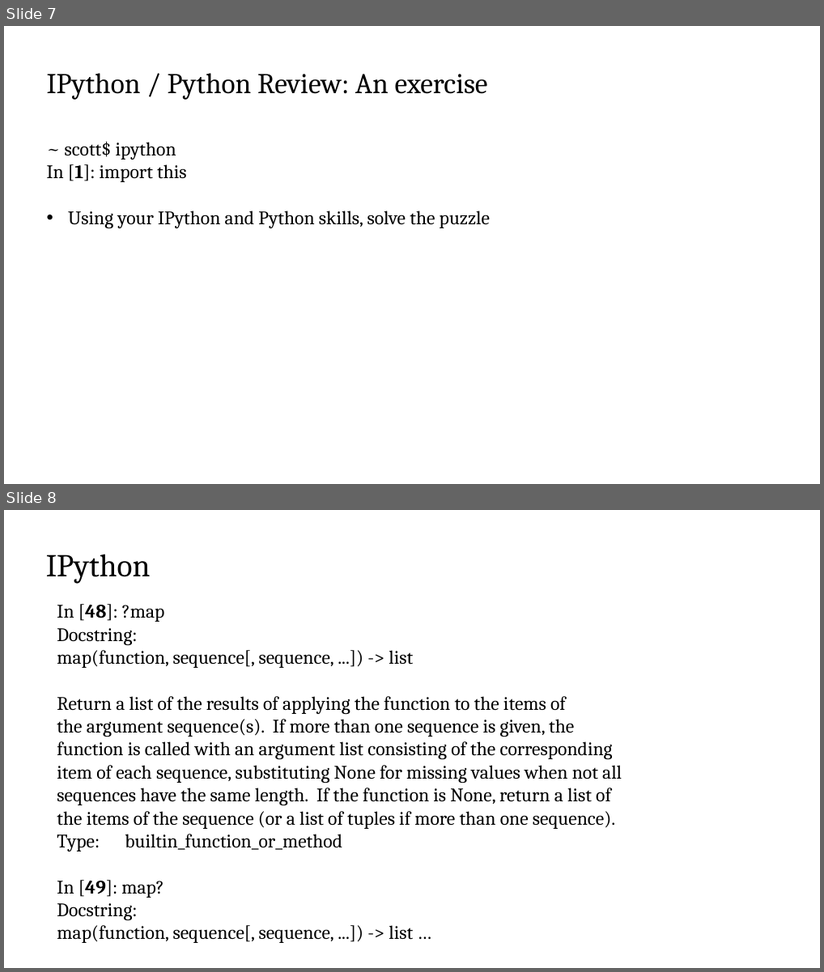
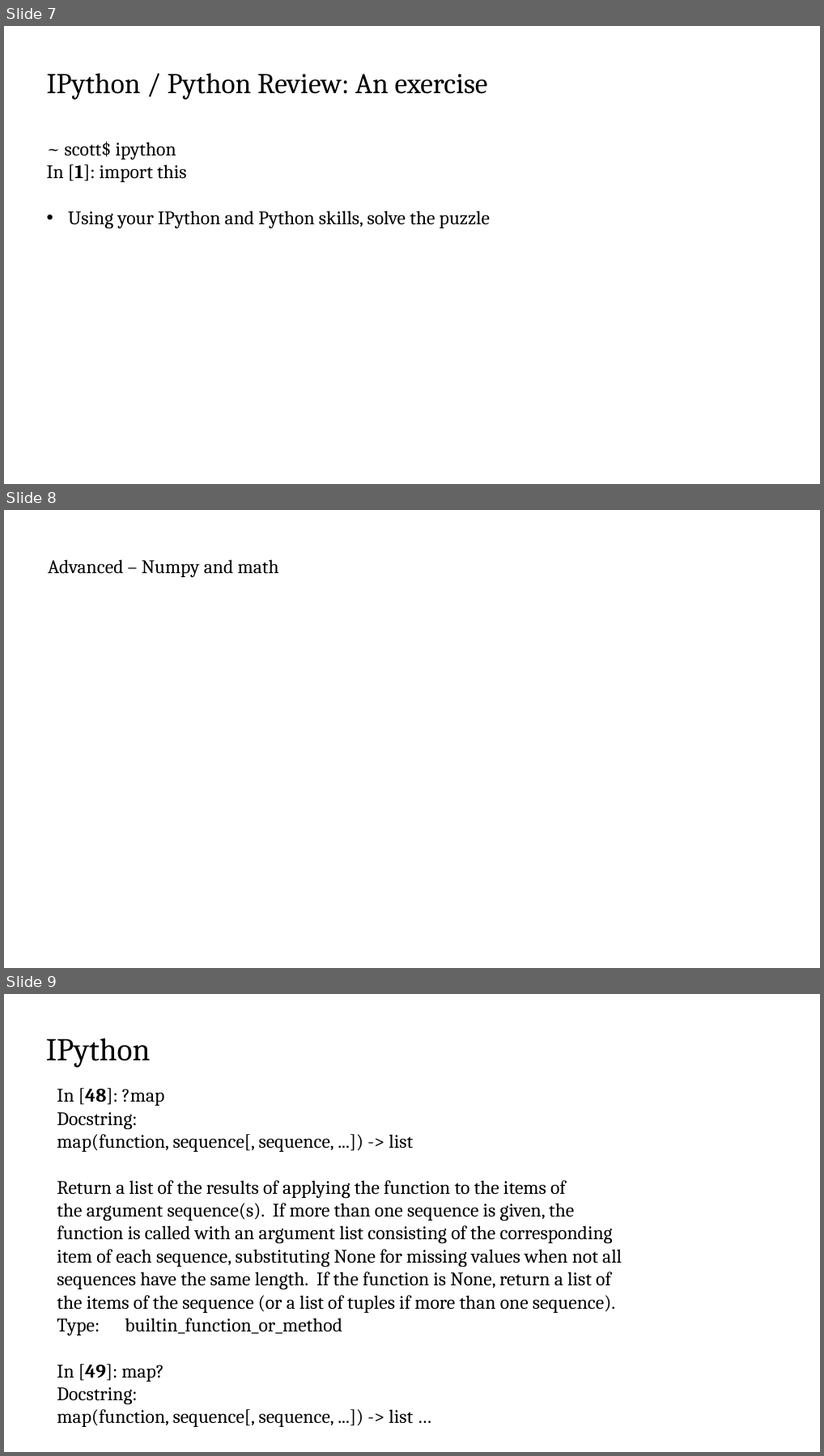
Before and after one commit to scottlittle/intro2python, a slide deck: Intro2Python.pptx. Shown one above the other, each under a label of ours: slides 7 and 8 before the commit, slides 7, 8 and 9 after it. The pictures are 824x972 and 824x1456 pixels, drawn with LibreOffice and Linux fonts; fonts in the diff are those of the drawing. Boxes give left, top, right and bottom in pixels: in the first picture for what was removed or moved away, otherwise in the second. Text is boxed around its words. In the diff, an @@ line names an element or a change of style, - is before the commit and + after.

```diff
--- a/Intro2Python.pptx
+++ b/Intro2Python.pptx
@@ slide 8 added at (x1=4, y1=510, x2=820, y2=968), background #FFFFFF @@
@@ text added at (x1=48, y1=559, x2=279, y2=577), 24 pt, text #000000 @@
+Advanced – Numpy and math
@@ what was slide 8 is now slide 9 @@
```
Also in this commit, not shown: 3 slides changed.
